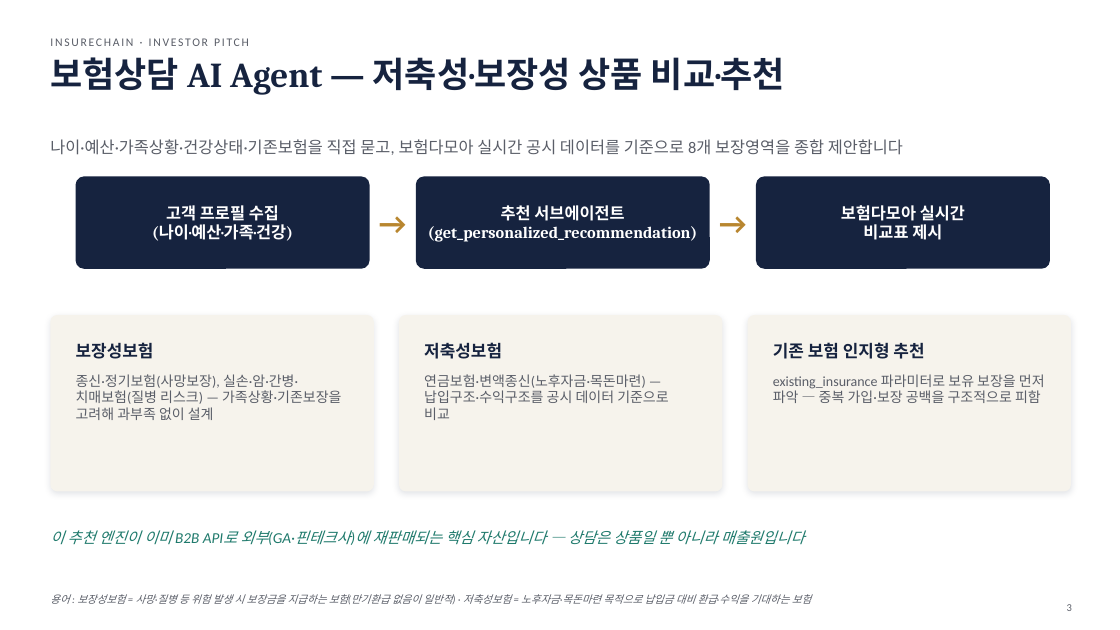
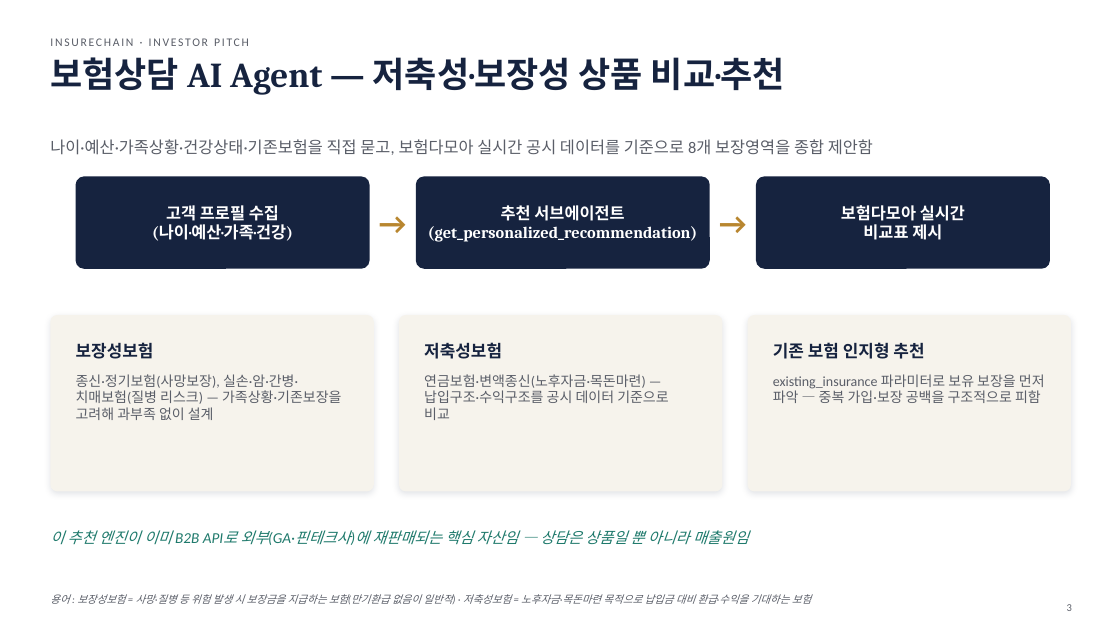
Before and after one commit to leeyonsei78/capstone_project_alpha, a slide deck: slide 3 of 인슈어체인_투자피칭_발표자료.pptx. Drawn at 1120x630 pixels with LibreOffice and Linux fonts; fonts in the diff are those of the drawing. Boxes give left, top, right and bottom in pixels: in the first picture for what was removed or moved away, otherwise in the second. Text is boxed around its words. In the diff, an @@ line names an element or a change of style, - is before the commit and + after.

```diff
--- a/인슈어체인_투자피칭_발표자료.pptx
+++ b/인슈어체인_투자피칭_발표자료.pptx
@@ text at bbox=[50, 139, 873, 155]: text changed @@
-나이·예산·가족상황·건강상태·기존보험을 직접 묻고, 보험다모아 실시간 공시 데이터를 기준으로 8개 보장영역을 종합 제안합니다
+나이·예산·가족상황·건강상태·기존보험을 직접 묻고, 보험다모아 실시간 공시 데이터를 기준으로 8개 보장영역을 종합 제안함
@@ text at bbox=[50, 530, 749, 545]: text changed @@
-이 추천 엔진이 이미 B2B API로 외부(GA·핀테크사)에 재판매되는 핵심 자산입니다 — 상담은 상품일 뿐 아니라 매출원입니다
+이 추천 엔진이 이미 B2B API로 외부(GA·핀테크사)에 재판매되는 핵심 자산임 — 상담은 상품일 뿐 아니라 매출원임
```
Also in this commit, not shown: 19 other slides changed, 1 other file.
